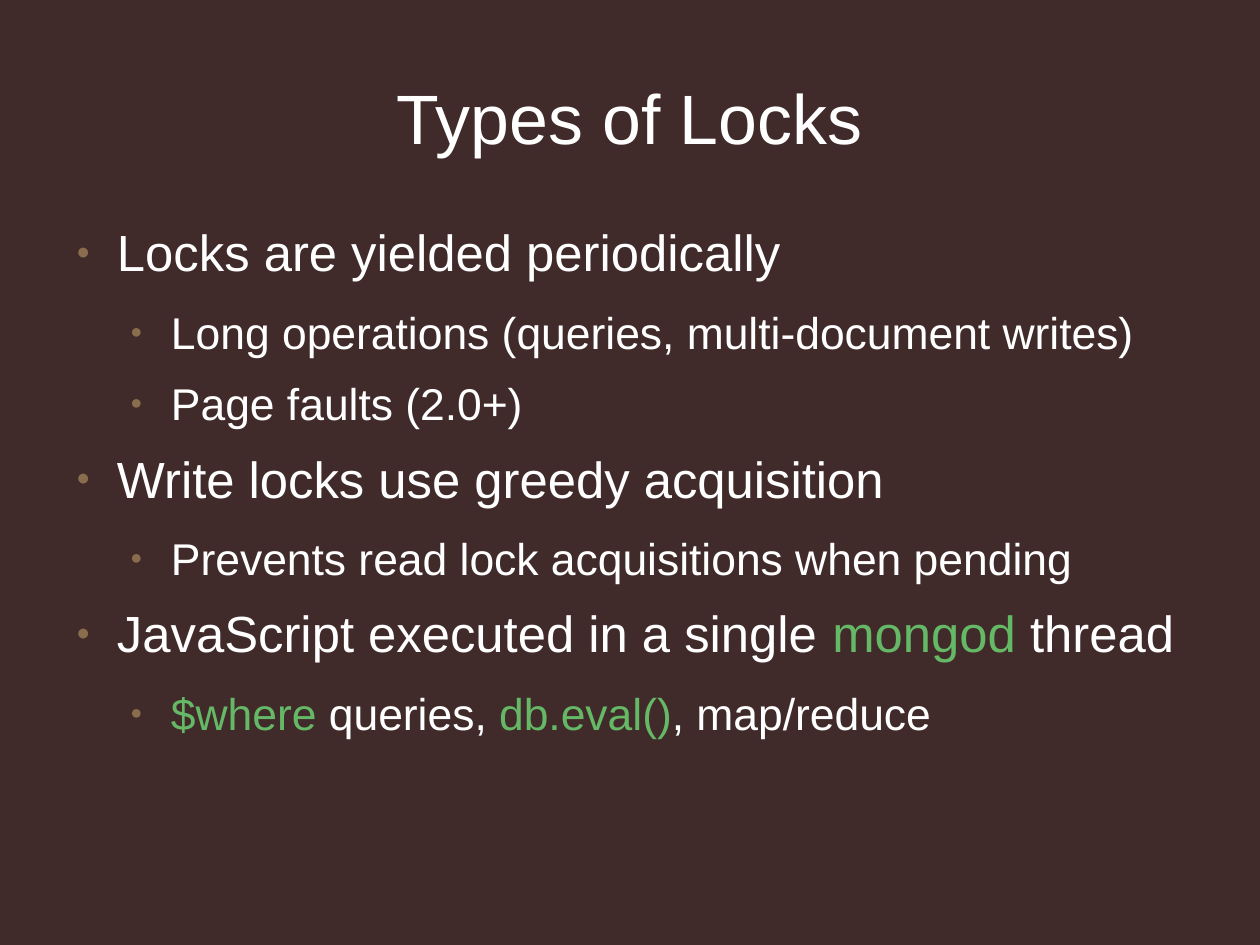
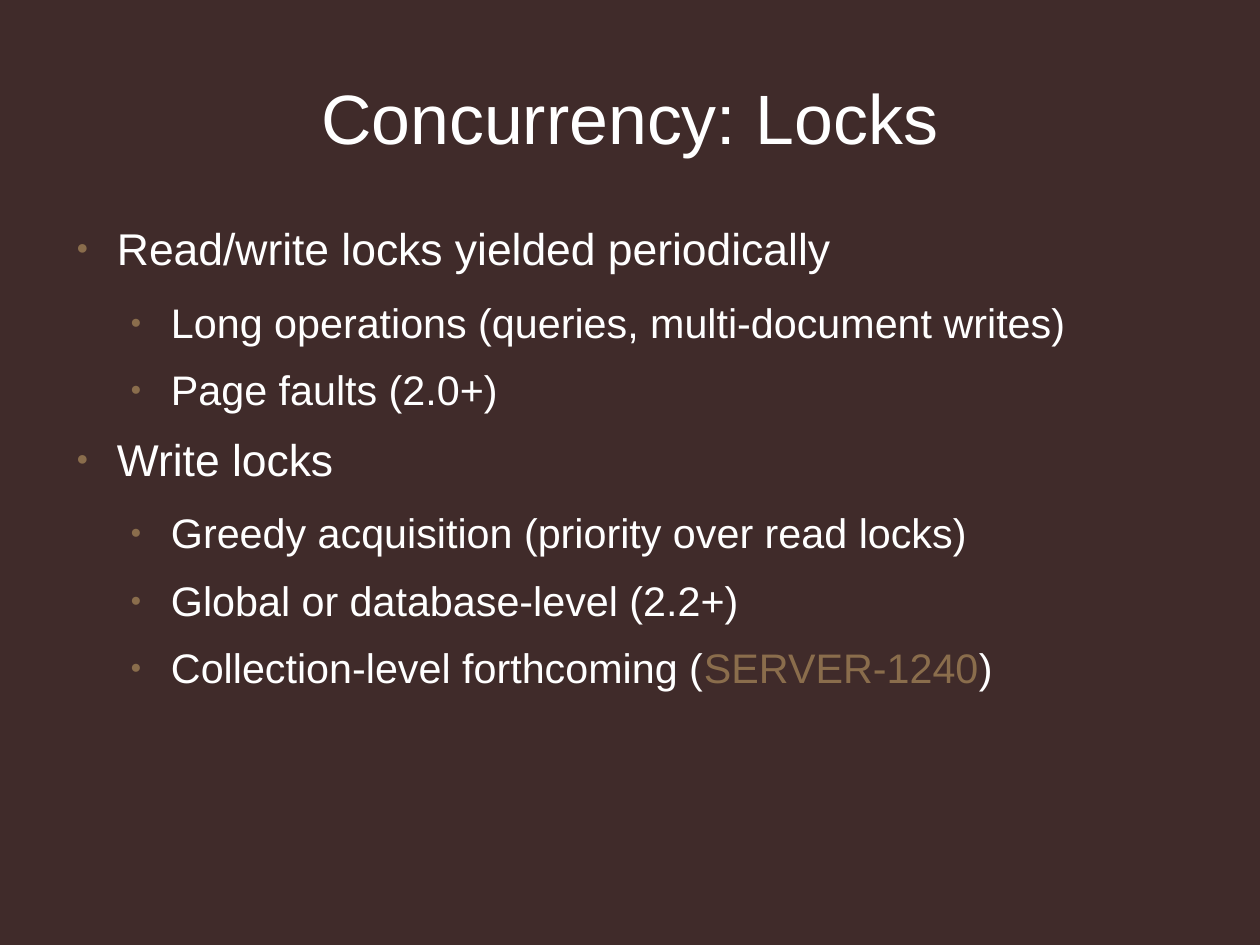
Before and after one commit to jmikola/slides, a slide deck: slide 9 of 20120607-symfony_live/using_mongodb_responsibly.odp (slide 6 before the commit). Drawn at 1260x945 pixels with LibreOffice and Linux fonts; fonts in the diff are those of the drawing; background and template pictures are left out. Boxes give left, top, right and bottom in pixels: in the first picture for what was removed or moved away, otherwise in the second. Text is boxed around its words. In the diff, an @@ line names an element or a change of style, - is before the commit and + after.

```diff
--- a/20120607-symfony_live/using_mongodb_responsibly.odp
+++ b/20120607-symfony_live/using_mongodb_responsibly.odp
@@ title at (x1=321, y1=93, x2=938, y2=157): text changed @@
-Types of Locks
+Concurrency: Locks
@@ text at (x1=117, y1=232, x2=830, y2=274): text changed; size 32 to 28 pt @@
-● Locks are yielded periodically
+● Read/write locks yielded periodically
@@ text at (x1=171, y1=308, x2=1065, y2=413): size 28 to 26 pt in "Long operations (queries, multi-document writes)", "Page faults (2.0+)" @@
@@ text at (x1=117, y1=443, x2=993, y2=692): text changed; size 28 to 26 pt @@
-● Write locks use greedy acquisition
-  ● Prevents read lock acquisitions when pending
-● JavaScript executed in a single mongod thread
-  ● $where queries, db.eval(), map/reduce
+● Write locks
+  ● Greedy acquisition (priority over read locks)
+  ● Global or database-level (2.2+)
+  ● Collection-level forthcoming (SERVER-1240)
```
Also in this commit, not shown: 7 other slides changed, 40 slides added, 1 slide removed, 3 other files.
